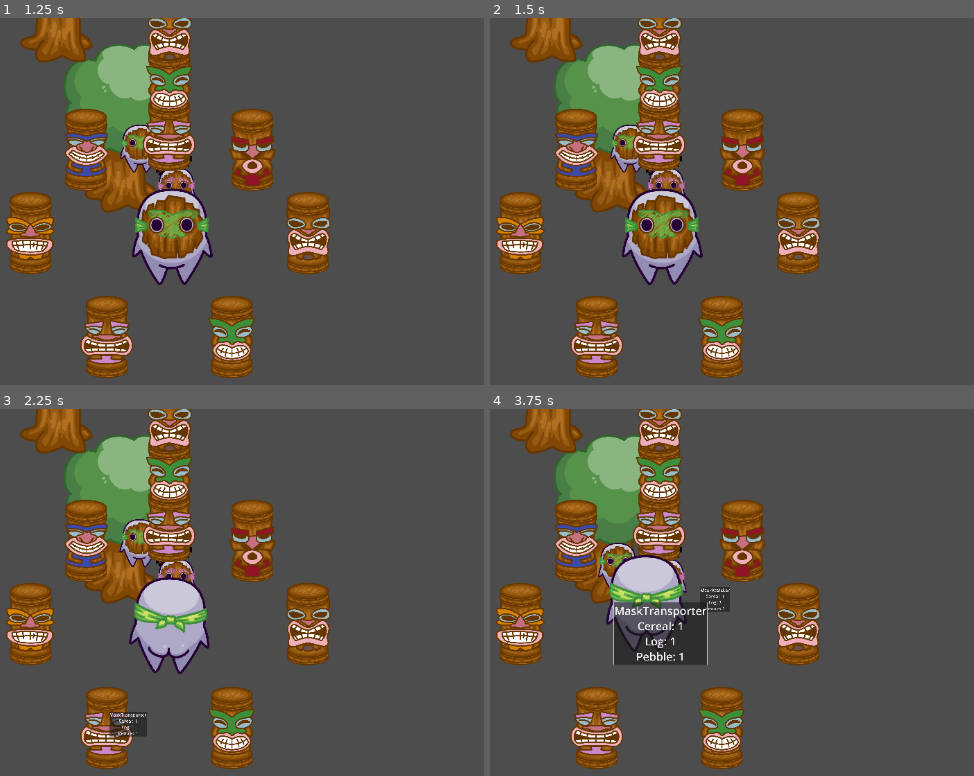
Above: before the commit, frames 1-4 (two rows, left to right).
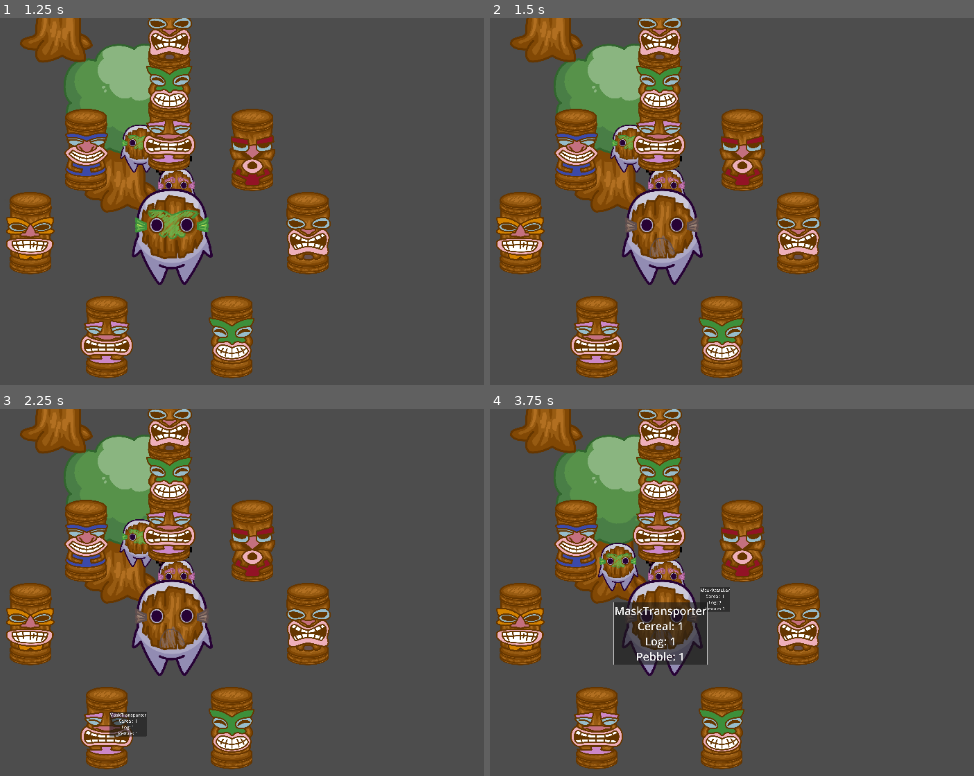
Above: after the commit, the same moments.

Repository: Kayno0o/gwj-86-godot
Game: Godot game, scene res://stages/tests/skills.tscn
Two runs of this game, one before a commit and one after it. Both use one fixed random seed, a clock stepped at 60 frames per second and the inputs below. This scene is started directly instead of the project's main scene.
Inputs (mouse positions are in pixels of both pictures, inside the frame that each line leads up to):
- Up to frame 1 (1.25 s): tap Enter at 0.5 s; move the mouse to (130, 128) at 0.52 s; hold Right (go right) from 0.53 s (still down); tap K at 0.6 s; click (130, 128) at 0.67 s
- Up to frame 2 (1.5 s): tap Space at 1.25 s; move the mouse to (659, 32) at 1.27 s; release Right (go right) at 1.28 s; hold Down (go down) from 1.28 s (still down); tap K at 1.35 s; click (659, 32) at 1.42 s
- Up to frame 3 (2.25 s): tap Enter at 2 s; move the mouse to (106, 728) at 2.02 s; release Down (go down) at 2.03 s; hold Right (go right) from 2.03 s (still down); tap K at 2.1 s; click (106, 728) at 2.17 s
- Up to frame 4 (3.75 s): release Right (go right) at 2.75 s; click "MaskTransporter Cereal: 1 Log…" at 2.75 s; move the mouse to (741, 541) at 3.52 s; hold Up (go up) from 3.53 s (still down); tap K at 3.6 s; click (741, 541) at 3.67 s

Frame 1 is identical in both runs. In frame 2, 0.7% of the frame differs, in the area x 27-44%, y 52-66%; in frame 3, 2.8%; in frame 4, 3.7%, in the area x 23-45%, y 39-73%.

Commit message:
feat: hero switch mask

Diff:
--- a/entities/entity.gd
+++ b/entities/entity.gd
@@ -135,13 +135,22 @@
 func get_movement_speed() -> float:
 	return get_stat(Enum.Stat.MovementSpeed)
 
-func _on_death(die: bool = true):
+func _on_death(die: bool = true) -> Tween:
 	TargetManager.unregister_target(self, [target_type])
 	if inventory_component:
 		inventory_component.drop_inventory()
 
+	var tween: Tween = get_tree().create_tween()
+	tween.tween_property(self, "rotation_degrees", rotation_degrees+80, 0.75) \
+		.set_trans(Tween.TRANS_SINE) \
+		.set_ease(Tween.EASE_IN)
+
+	TargetManager.unregister_target(self, [target_type])
+
 	if die:
-		queue_free()
+		tween.finished.connect(queue_free.bind())
+
+	return tween
 
 func _on_target_removed(target: Node) -> void:
 	if current_target == target:
--- a/entities/hero/hero.gd
+++ b/entities/hero/hero.gd
@@ -14,6 +14,15 @@
 var spawn_position: Vector2
 var respawn_timer: Timer
 
+var available_masks: Array[Enum.EntityType] = [
+	Enum.EntityType.MaskLumberjack,
+	Enum.EntityType.MaskMiner,
+	Enum.EntityType.MaskAttacker,
+	Enum.EntityType.MaskTank,
+	Enum.EntityType.MaskFarmer,
+	Enum.EntityType.MaskTransporter,
+]
+
 func _ready():
 	super._ready()
 	_on_mask_change(type)
@@ -26,6 +35,8 @@
 	respawn_timer.process_mode = Node.PROCESS_MODE_ALWAYS
 	add_child(respawn_timer)
 	respawn_timer.timeout.connect(_on_respawn)
+
+	InventoryManager.totem.hero_switch.connect(_on_switch_mask)
 
 func get_health() -> float:
 	return stats[Enum.Stat.Health] + (StatsManager.sum_bonuses(Enum.Stat.Health) / 2)
@@ -49,6 +60,11 @@
 func get_movement_speed() -> float:
 	return stats[Enum.Stat.MovementSpeed] + get_bonus(Enum.Stat.MovementSpeed) * 2.0
 
+func _on_switch_mask():
+	var index = available_masks.find(type)
+	var new_type = available_masks.get((index + 1) % available_masks.size())
+	_on_mask_change(new_type)
+
 func _on_mask_change(new_type: Enum.EntityType) -> void:
 	type = new_type
 
@@ -58,14 +74,7 @@
 	state_machine.change_state_type(State.Type.Idle)
 
 func _on_death(_die = false):
-	super._on_death(false)
-
-	var tween: Tween = get_tree().create_tween()
-	tween.tween_property(self, "rotation_degrees", rotation_degrees+80, 0.5) \
-		.set_trans(Tween.TRANS_SINE) \
-		.set_ease(Tween.EASE_IN)
-
-	TargetManager.unregister_target(self, [target_type])
+	var tween = super._on_death(false)
 
 	tween.finished.connect(func():
 		visible = false
--- a/props/totem/totem.gd
+++ b/props/totem/totem.gd
@@ -23,6 +23,7 @@
 #endregion
 
 #region signal
+signal hero_switch
 #endregion
 
 #region init/ready/process
@@ -41,8 +42,7 @@
 	TargetManager.unregister_target(self, [target_type])
 	queue_free()
 
-
 func _on_area_2d_input_event(_viewport: Node, event: InputEvent, _shape_idx: int) -> void:
-		if event is InputEventMouseButton :
-			if event.button_mask == 1 :
-				pass # TODO Changer le masque du heros
+	if event is InputEventMouseButton :
+		if event.button_mask == MOUSE_BUTTON_MASK_LEFT:
+			hero_switch.emit()
